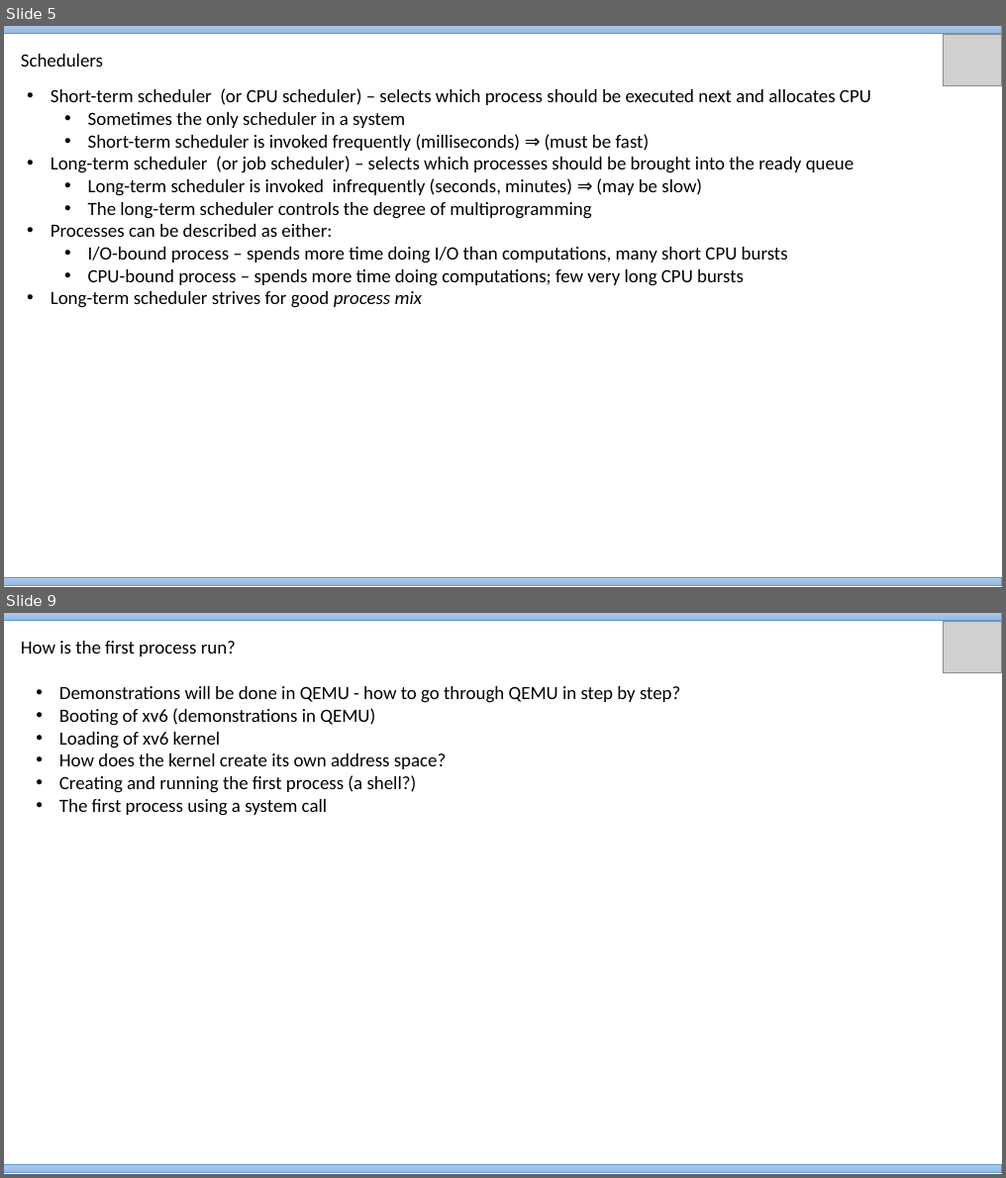
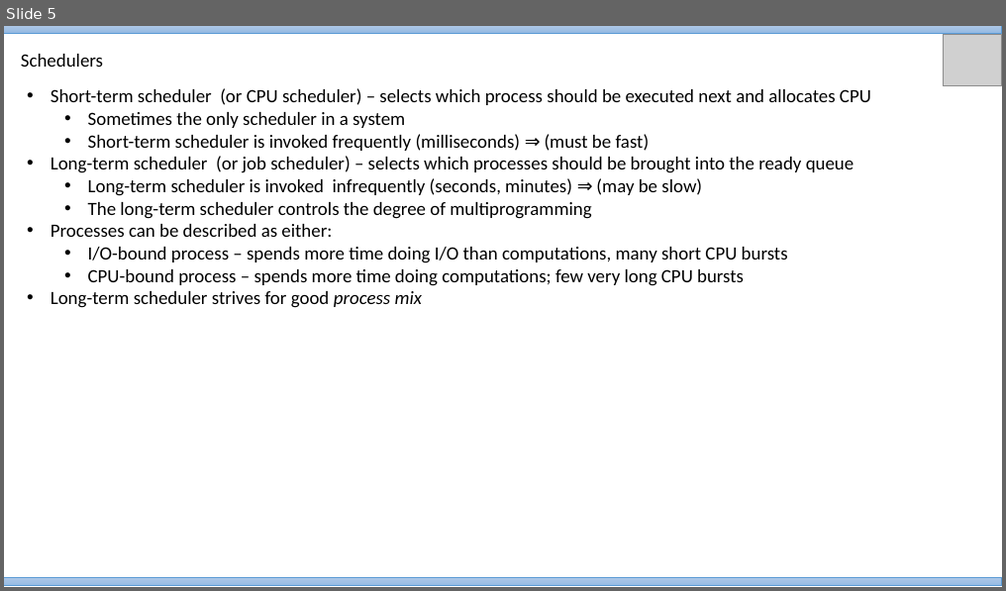
Before and after one commit to VineethBS/vineethbs.github.io, a slide deck: 2017_AV224/Material/Lecture_29.pptx. Shown one above the other, each under a label of ours: slides 5 and 9 before the commit, slide 5 after it; the slides between them are not shown. The pictures are 1006x1178 and 1006x591 pixels, drawn with LibreOffice and Linux fonts; fonts in the diff are those of the drawing; grey boxes stand for pictures. Boxes give left, top, right and bottom in pixels: in the first picture for what was removed or moved away, otherwise in the second. Text is boxed around its words. In the diff, an @@ line names an element or a change of style, - is before the commit and + after.

```diff
--- a/2017_AV224/Material/Lecture_29.pptx
+++ b/2017_AV224/Material/Lecture_29.pptx
@@ slide 9 removed at [4,613,1002,1174], background #FFFFFF @@
@@ rectangle removed at [4,613,1002,621] @@
@@ text removed at [21,641,236,657] @@
-How is the first process run?
@@ picture removed at [943,622,1001,672] @@
@@ text removed at [59,686,680,816] @@
-• Demonstrations will be done in QEMU - how to go through QEMU in step by step?
-• Booting of xv6 (demonstrations in QEMU)
-• Loading of xv6 kernel
-• How does the kernel create its own address space?
-• Creating and running the first process (a shell?)
-• The first process using a system call
@@ rectangle removed at [4,1164,1002,1173] @@
```
Also in this commit, not shown: 1 slide changed, 2 slides added, 9 other slides removed, 4 other files.
